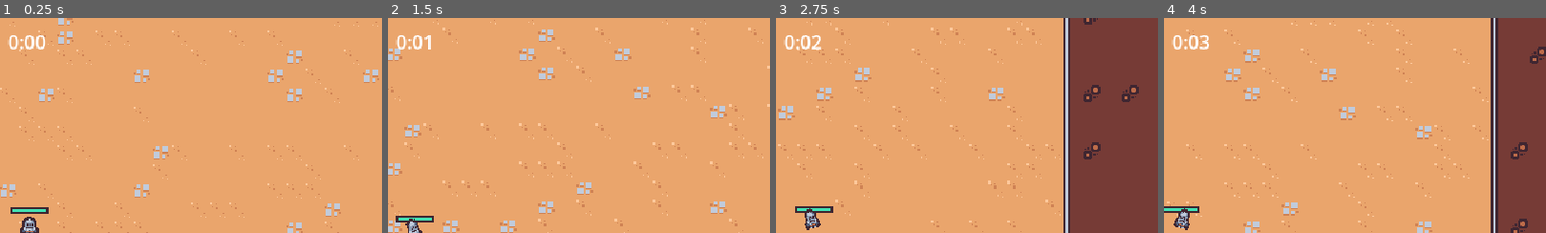
Above: before the commit, frames 1-4 (left to right).
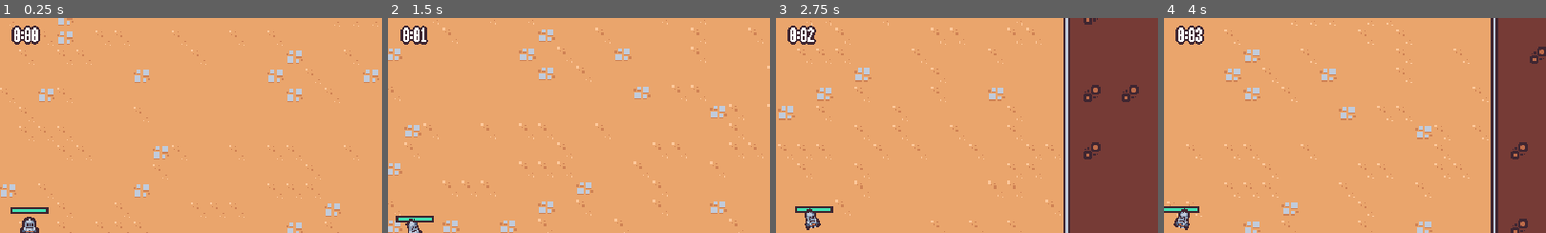
Above: after the commit, the same moments.

Repository: VampireSqu1d/2DSurvivorCourseGodot
Game: Godot game, scene res://scenes/main/main.tscn
Same seed, same stepped clock (60 frames per second), same inputs: the game is played once before the commit and once after it.
Inputs (mouse positions are % of the whole screen's width and height, from its top left):
- Up to frame 1 (0.25 s): no input
- Up to frame 2 (1.5 s): move the mouse to (72, 45) at 0.52 s; press the mouse at (72, 45) at 0.53 s; hold Right (move_right) 0.53-1.28 s; move the mouse to (30, 55) at 1.27 s; release the mouse at (30, 55) at 1.28 s; hold Down (move_down) from 1.28 s (still down); click (30, 55) at 1.35 s
- Up to frame 3 (2.75 s): move the mouse to (60, 28) at 2.02 s; release Down (move_down) at 2.03 s; press the mouse at (60, 28) at 2.03 s; hold Right (move_right) from 2.03 s (still down)
- Up to frame 4 (4 s): move the mouse to (45, 70) at 2.77 s; release Right (move_right) at 2.78 s; release the mouse at (45, 70) at 2.78 s; hold W (move_up) 2.78-3.53 s; click (45, 70) at 2.85 s; move the mouse to (80, 65) at 3.52 s; press the mouse at (80, 65) at 3.53 s; hold A (move_left) from 3.53 s (still down)
The pictures show only the part of the screen within x 46-96%, y 0-50%; the shares and areas given below are measured in that part.

The runs differ from the first frame. In frame 1, 0.7% of the frame differs, in the area x 2-12%, y 3-15%; in frame 2, 0.7%; in frame 3, 0.8%; in frame 4, 0.8%.

Commit message:
added hit flash shader, themed font, and damage text

Diff:
--- a/project.godot
+++ b/project.godot
@@ -30,6 +30,10 @@
 window/size/window_width_override=1280
 window/size/window_height_override=720
 window/stretch/mode="viewport"
+
+[gui]
+
+theme/custom="res://resources/theme/theme.tres"
 
 [input]
 
--- /dev/null
+++ b/resources/theme/theme.tres
@@ -0,0 +1,7 @@
+[gd_resource type="Theme" load_steps=2 format=3 uid="uid://codtab6peh05t"]
+
+[ext_resource type="FontFile" uid="uid://1624er3dqga6" path="res://resources/theme/Rockboxcond12.ttf" id="1_ng0kh"]
+
+[resource]
+default_font = ExtResource("1_ng0kh")
+default_font_size = 16
--- /dev/null
+++ b/scenes/component/hit_flash_component.gd
@@ -0,0 +1,22 @@
+extends Node
+
+@export var health_component: Node
+@export var sprite: Sprite2D
+@export var hit_flash_material: ShaderMaterial
+var hit_flash_tween: Tween
+
+
+func _ready():
+	health_component.health_changed.connect(on_health_changed)
+	sprite.material = hit_flash_material
+
+
+
+func on_health_changed():
+	if hit_flash_tween != null && hit_flash_tween.is_valid():
+		hit_flash_tween.kill()
+
+	(sprite.material as ShaderMaterial).set_shader_parameter("lerp_percent", 1.0)
+	hit_flash_tween	 = create_tween()
+	hit_flash_tween.tween_property(sprite.material, "shader_parameter/lerp_percent", 0.0, .25)\
+	.set_ease(Tween.EASE_IN).set_trans(Tween.TRANS_CUBIC)
--- /dev/null
+++ b/scenes/component/hit_flash_component.gdshader
@@ -0,0 +1,9 @@
+shader_type canvas_item;
+
+uniform float lerp_percent: hint_range(0.0, 1.0);
+
+void fragment() {
+	vec4 texture_color = texture(TEXTURE, UV);
+	vec4 final_color = mix(texture_color, vec4(1.0, 1.0, 1.0, texture_color.a), lerp_percent);
+	COLOR = final_color;
+}
--- /dev/null
+++ b/scenes/component/hit_flash_component.tscn
@@ -0,0 +1,8 @@
+[gd_scene load_steps=3 format=3 uid="uid://bmpwd7rem1amw"]
+
+[ext_resource type="Script" path="res://scenes/component/hit_flash_component.gd" id="1_djn82"]
+[ext_resource type="Material" uid="uid://cnquwyp36kxu6" path="res://scenes/component/hit_flash_component_material.tres" id="2_q8ly8"]
+
+[node name="HitFlashComponent" type="Node"]
+script = ExtResource("1_djn82")
+hit_flash_material = ExtResource("2_q8ly8")
--- /dev/null
+++ b/scenes/component/hit_flash_component_material.tres
@@ -0,0 +1,8 @@
+[gd_resource type="ShaderMaterial" load_steps=2 format=3 uid="uid://cnquwyp36kxu6"]
+
+[ext_resource type="Shader" path="res://scenes/component/hit_flash_component.gdshader" id="1_wvwbg"]
+
+[resource]
+resource_local_to_scene = true
+shader = ExtResource("1_wvwbg")
+shader_parameter/lerp_percent = 0.0
--- a/scenes/component/hurt_box_component.gd
+++ b/scenes/component/hurt_box_component.gd
@@ -2,6 +2,8 @@
 class_name HurtboxComponent
 
 @export var health_component: Node
+
+var floating_text_scene = preload("res://scenes/ui/floating_text.tscn")
 
 
 func _ready():
@@ -18,3 +20,9 @@
 
 	var hitbox_component = other_area as HitboxComponent
 	health_component.damage(hitbox_component.damage)
+
+	var floating_text = floating_text_scene.instantiate() as Node2D
+	get_tree().get_first_node_in_group("foreground_layer").add_child(floating_text)
+
+	floating_text.global_position = global_position + (Vector2.UP * 16)
+	floating_text.start(str(hitbox_component.damage))
--- a/scenes/game_object/basic_enemy/BasicEnemy.tscn
+++ b/scenes/game_object/basic_enemy/BasicEnemy.tscn
@@ -7,6 +7,8 @@
 [ext_resource type="PackedScene" uid="uid://cje54ftkddkkd" path="res://scenes/component/vial_drop_component.tscn" id="3_7bkd2"]
 [ext_resource type="PackedScene" uid="uid://bxo2uadvtbtqj" path="res://scenes/component/hurt_box_component.tscn" id="4_lqbvh"]
 [ext_resource type="PackedScene" uid="uid://bai2ahnm8j65e" path="res://scenes/component/velocity_component.tscn" id="5_0kf3x"]
+[ext_resource type="Shader" path="res://scenes/component/hit_flash_component.gdshader" id="7_4qdak"]
+[ext_resource type="PackedScene" uid="uid://bmpwd7rem1amw" path="res://scenes/component/hit_flash_component.tscn" id="8_8td0w"]
 
 [sub_resource type="Animation" id="Animation_0i6fo"]
 length = 0.001
@@ -70,6 +72,11 @@
 "walk": SubResource("Animation_b1vuu")
 }
 
+[sub_resource type="ShaderMaterial" id="ShaderMaterial_m0n06"]
+resource_local_to_scene = true
+shader = ExtResource("7_4qdak")
+shader_parameter/lerp_percent = 0.0
+
 [sub_resource type="CircleShape2D" id="CircleShape2D_lkkb0"]
 radius = 12.0
 
@@ -100,6 +107,11 @@
 
 [node name="VelocityComponent" parent="." instance=ExtResource("5_0kf3x")]
 
+[node name="HitFlashComponent" parent="." node_paths=PackedStringArray("health_component", "sprite") instance=ExtResource("8_8td0w")]
+health_component = NodePath("../HealthComponent")
+sprite = NodePath("../Visuals/Sprite2D")
+hit_flash_material = SubResource("ShaderMaterial_m0n06")
+
 [node name="HurtBoxComponent" parent="." node_paths=PackedStringArray("health_component") instance=ExtResource("4_lqbvh")]
 visible = false
 health_component = NodePath("../HealthComponent")
--- a/scenes/game_object/experience_vail/expirience_vail.gd
+++ b/scenes/game_object/experience_vail/expirience_vail.gd
@@ -1,11 +1,42 @@
 extends Node2D
 
+@onready var collision_shape_2d = $Area2D/CollisionShape2D
+@onready var sprite = $Sprite2D
 
-# Called when the node enters the scene tree for the first time.
+
 func _ready():
 	$Area2D.area_entered.connect(on_area_entered)
 
 
-func on_area_entered(other_area: Area2D):
+func tween_collect(percent: float, start_position: Vector2):
+	var player = get_tree().get_first_node_in_group("player")
+	if player == null:
+		return
+
+	global_position = start_position.lerp(player.global_position, percent)
+	var direction_from_start = player.global_position - start_position
+
+	var target_rotation_degrees = rad_to_deg(direction_from_start.angle()) + deg_to_rad(90)
+	rotation_degrees = lerp_angle(rotation_degrees, target_rotation_degrees, 1 - exp(-2 * get_process_delta_time()))
+
+
+func collect():
 	GameEvents.emit_experience_vial_collected(1)
 	queue_free()
+
+
+
+func disable_collision():
+	collision_shape_2d.disabled = true
+
+
+func on_area_entered(other_area: Area2D):
+	Callable(disable_collision).call_deferred()
+
+	var tween = create_tween()
+	tween.set_parallel()
+	tween.tween_method(tween_collect.bind(global_position), 0.0, 1.0, .5)\
+	.set_ease(Tween.EASE_IN).set_trans(Tween.TRANS_BACK)
+	tween.tween_property(sprite, "scale", Vector2.ZERO, .15).set_delay(.35)
+	tween.chain()
+	tween.tween_callback(collect)
--- a/scenes/game_object/wizard_enemy/wizard_enemy.tscn
+++ b/scenes/game_object/wizard_enemy/wizard_enemy.tscn
@@ -7,6 +7,47 @@
 [ext_resource type="PackedScene" uid="uid://bai2ahnm8j65e" path="res://scenes/component/velocity_component.tscn" id="3_f6l4t"]
 [ext_resource type="PackedScene" uid="uid://cje54ftkddkkd" path="res://scenes/component/vial_drop_component.tscn" id="3_pyyia"]
 [ext_resource type="PackedScene" uid="uid://bxo2uadvtbtqj" path="res://scenes/component/hurt_box_component.tscn" id="4_rrjwd"]
+[ext_resource type="PackedScene" uid="uid://bmpwd7rem1amw" path="res://scenes/component/hit_flash_component.tscn" id="5_mq17h"]
+[ext_resource type="Shader" path="res://scenes/component/hit_flash_component.gdshader" id="6_krfso"]
+
+[sub_resource type="Animation" id="Animation_fy0kv"]
+length = 0.001
+tracks/0/type = "value"
+tracks/0/imported = false
+tracks/0/enabled = true
+tracks/0/path = NodePath("Visuals/Sprite2D:position")
+tracks/0/interp = 1
+tracks/0/loop_wrap = true
+tracks/0/keys = {
+"times": PackedFloat32Array(0),
+"transitions": PackedFloat32Array(1),
+"update": 0,
+"values": [Vector2(0, 0)]
+}
+tracks/1/type = "value"
+tracks/1/imported = false
+tracks/1/enabled = true
+tracks/1/path = NodePath("Visuals/Sprite2D:rotation")
+tracks/1/interp = 1
+tracks/1/loop_wrap = true
+tracks/1/keys = {
+"times": PackedFloat32Array(0),
+"transitions": PackedFloat32Array(1),
+"update": 0,
+"values": [0.0]
+}
+tracks/2/type = "value"
+tracks/2/imported = false
+tracks/2/enabled = true
+tracks/2/path = NodePath("Visuals/Sprite2D:scale")
+tracks/2/interp = 1
+tracks/2/loop_wrap = true
+tracks/2/keys = {
+"times": PackedFloat32Array(0),
+"transitions": PackedFloat32Array(1),
+"update": 0,
+"values": [Vector2(1, 1)]
+}
 
 [sub_resource type="Animation" id="Animation_wpxks"]
 resource_name = "walk"
@@ -67,50 +108,16 @@
 }]
 }
 
-[sub_resource type="Animation" id="Animation_fy0kv"]
-length = 0.001
-tracks/0/type = "value"
-tracks/0/imported = false
-tracks/0/enabled = true
-tracks/0/path = NodePath("Visuals/Sprite2D:position")
-tracks/0/interp = 1
-tracks/0/loop_wrap = true
-tracks/0/keys = {
-"times": PackedFloat32Array(0),
-"transitions": PackedFloat32Array(1),
-"update": 0,
-"values": [Vector2(0, 0)]
-}
-tracks/1/type = "value"
-tracks/1/imported = false
-tracks/1/enabled = true
-tracks/1/path = NodePath("Visuals/Sprite2D:rotation")
-tracks/1/interp = 1
-tracks/1/loop_wrap = true
-tracks/1/keys = {
-"times": PackedFloat32Array(0),
-"transitions": PackedFloat32Array(1),
-"update": 0,
-"values": [0.0]
-}
-tracks/2/type = "value"
-tracks/2/imported = false
-tracks/2/enabled = true
-tracks/2/path = NodePath("Visuals/Sprite2D:scale")
-tracks/2/interp = 1
-tracks/2/loop_wrap = true
-tracks/2/keys = {
-"times": PackedFloat32Array(0),
-"transitions": PackedFloat32Array(1),
-"update": 0,
-"values": [Vector2(1, 1)]
-}
-
 [sub_resource type="AnimationLibrary" id="AnimationLibrary_ow4p6"]
 _data = {
 "RESET": SubResource("Animation_fy0kv"),
 "walk": SubResource("Animation_wpxks")
 }
+
+[sub_resource type="ShaderMaterial" id="ShaderMaterial_me4d0"]
+resource_local_to_scene = true
+shader = ExtResource("6_krfso")
+shader_parameter/lerp_percent = 0.0
 
 [sub_resource type="CircleShape2D" id="CircleShape2D_fi7vl"]
 radius = 8.0
@@ -140,6 +147,11 @@
 max_speed = 60
 acceleration = 20.0
 
+[node name="HitFlashComponent" parent="." node_paths=PackedStringArray("health_component", "sprite") instance=ExtResource("5_mq17h")]
+health_component = NodePath("../HealthComponent")
+sprite = NodePath("../Visuals/Sprite2D")
+hit_flash_material = SubResource("ShaderMaterial_me4d0")
+
 [node name="DeathComponent" parent="." node_paths=PackedStringArray("health_component", "sprite") instance=ExtResource("2_1ytvk")]
 health_component = NodePath("../HealthComponent")
 sprite = NodePath("../Visuals/Sprite2D")
--- a/scenes/ui/arena_time_ui.tscn
+++ b/scenes/ui/arena_time_ui.tscn
@@ -19,5 +19,10 @@
 layout_mode = 2
 size_flags_horizontal = 4
 size_flags_vertical = 0
+theme_override_colors/font_shadow_color = Color(0.247059, 0.14902, 0.192157, 1)
+theme_override_colors/font_outline_color = Color(0.247059, 0.14902, 0.192157, 1)
+theme_override_constants/shadow_offset_x = 0
+theme_override_constants/shadow_offset_y = 0
+theme_override_constants/outline_size = 6
 text = "test
 "
--- /dev/null
+++ b/scenes/ui/floating_text.gd
@@ -0,0 +1,31 @@
+extends Node2D
+
+
+
+func _ready():
+	pass
+
+
+func start(text: String):
+	$Label.text = text
+	var tween = create_tween()
+
+	tween.set_parallel()
+	tween.tween_property(self, "global_position" , global_position + (Vector2.UP * 16), .3)\
+	.set_ease(Tween.EASE_OUT).set_trans(Tween.TRANS_CUBIC)
+
+	tween.chain()
+
+	tween.tween_property(self, "global_position" , global_position + (Vector2.UP * 48), .5)\
+	.set_ease(Tween.EASE_IN).set_trans(Tween.TRANS_CUBIC)
+	tween.tween_property(self, "scale", Vector2.ONE, .5)\
+	.set_ease(Tween.EASE_IN).set_trans(Tween.TRANS_CUBIC)
+
+	tween.chain()
+	tween.tween_callback(queue_free)
+
+	var scale_tween = create_tween()
+	scale_tween.tween_property(self, "scale", Vector2.ONE * 1.5, .15)\
+	.set_ease(Tween.EASE_IN).set_trans(Tween.TRANS_ELASTIC)
+	scale_tween.tween_property(self, "scale", Vector2.ONE, .15)\
+	.set_ease(Tween.EASE_OUT).set_trans(Tween.TRANS_ELASTIC)
--- /dev/null
+++ b/scenes/ui/floating_text.tscn
@@ -0,0 +1,21 @@
+[gd_scene load_steps=2 format=3 uid="uid://crnibiwq7kyx7"]
+
+[ext_resource type="Script" path="res://scenes/ui/floating_text.gd" id="1_pildw"]
+
+[node name="FloatingText" type="Node2D"]
+script = ExtResource("1_pildw")
+
+[node name="Label" type="Label" parent="."]
+custom_minimum_size = Vector2(100, 32)
+offset_left = -50.0
+offset_top = -14.0
+offset_right = 50.0
+offset_bottom = 18.0
+theme_override_colors/font_shadow_color = Color(0.247059, 0.14902, 0.192157, 1)
+theme_override_colors/font_outline_color = Color(0.247059, 0.14902, 0.192157, 1)
+theme_override_constants/shadow_offset_x = 0
+theme_override_constants/shadow_offset_y = 0
+theme_override_constants/outline_size = 6
+text = "700"
+horizontal_alignment = 1
+vertical_alignment = 1
Binary file added: resources/theme/Rockboxcond12.ttf
Not shown, added: resources/theme/Rockboxcond12.ttf.import
Not shown: 1 places in scenes/game_object/basic_enemy/BasicEnemy.tscn that only renumber resources
Not shown: 1 places in scenes/game_object/wizard_enemy/wizard_enemy.tscn that only renumber resources
